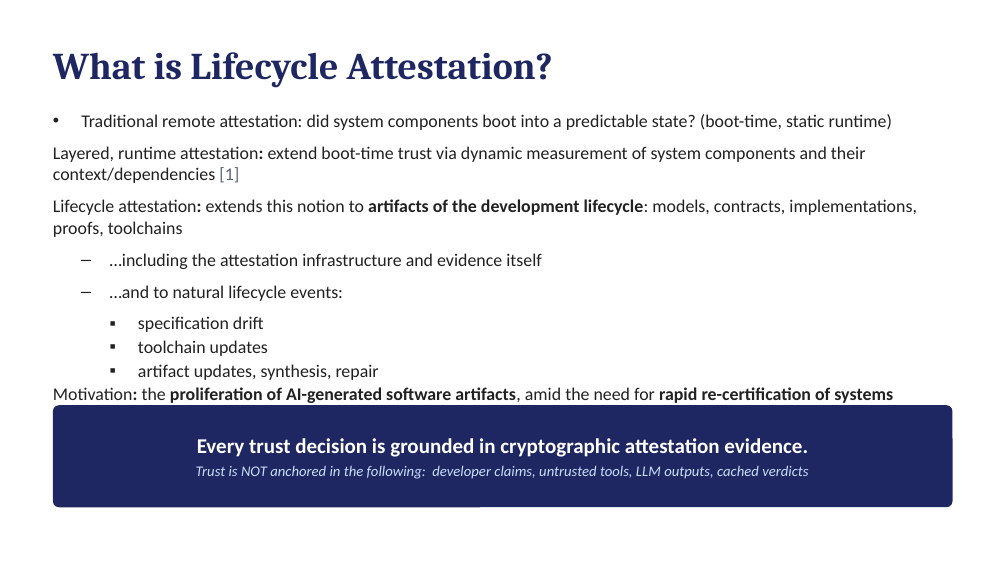
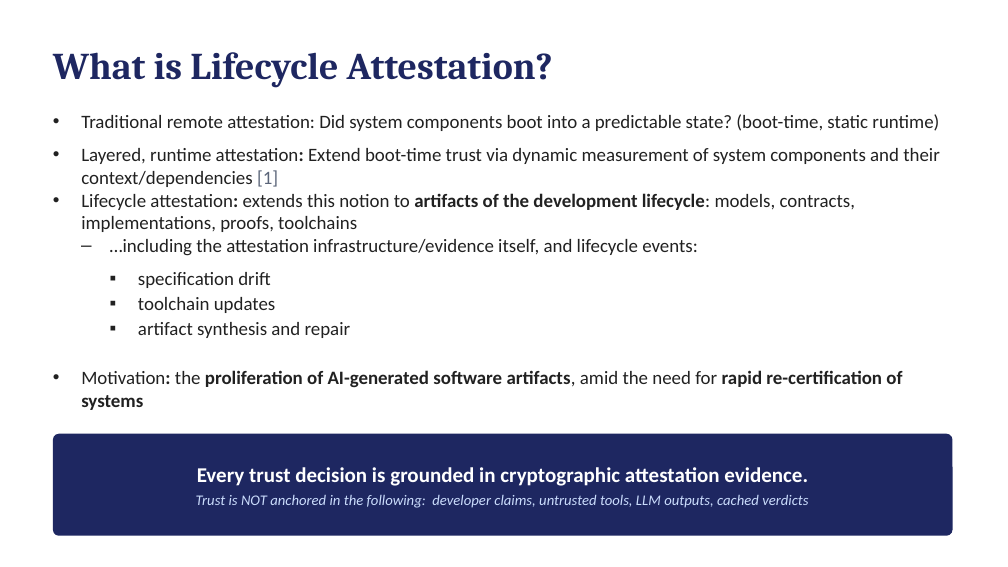
Before and after one commit to ku-sldg/pybb, a slide deck: slide 3 of docs/video_slides_draft.pptx. Drawn at 1008x567 pixels with LibreOffice and Linux fonts; fonts in the diff are those of the drawing. Boxes give left, top, right and bottom in pixels: in the first picture for what was removed or moved away, otherwise in the second. Text is boxed around its words. In the diff, an @@ line names an element or a change of style, - is before the commit and + after.

```diff
--- a/docs/video_slides_draft.pptx
+++ b/docs/video_slides_draft.pptx
@@ text at [81,114,940,187]: text changed; size 17 to 18 pt @@
-• Traditional remote attestation: did system components boot into a predictable state? (boot-time, static runtime)
-• Layered, runtime attestation: extend boot-time trust via dynamic measurement of system components and their context/dependencies [1]
+• Traditional remote attestation: Did system components boot into a predictable state? (boot-time, static runtime)
+• Layered, runtime attestation: Extend boot-time trust via dynamic measurement of system components and their context/dependencies [1]
@@ text at [81,193,902,410]: size 17 to 18 pt in "Lifecycle attestation: extends this notion to artifacts ...", "specification drift", "toolchain updates", "Motivation: the proliferation of AI-generated software artif ..." @@
@@ text at [110,239,698,256]: text changed; size 17 to 18 pt @@
-  – …including the attestation infrastructure and evidence itself
-  – …and to natural lifecycle events:
+  – …including the attestation infrastructure/evidence itself, and lifecycle events:
@@ text at [138,322,351,338]: text changed; size 17 to 18 pt @@
-    ▪ artifact updates, synthesis, repair
+    ▪ artifact synthesis and repair
@@ rounded rectangle: place and size @@
-rounded rectangle at [53,405,953,507]
+rounded rectangle at [53,434,953,536]
@@ text "Every trust decision is grounded ...": place and size @@
-text "Every trust decision is grounded ..." at [196,438,808,479]
+text "Every trust decision is grounded ..." at [196,467,808,508]
```
Also in this commit, not shown: 2 other slides changed.
